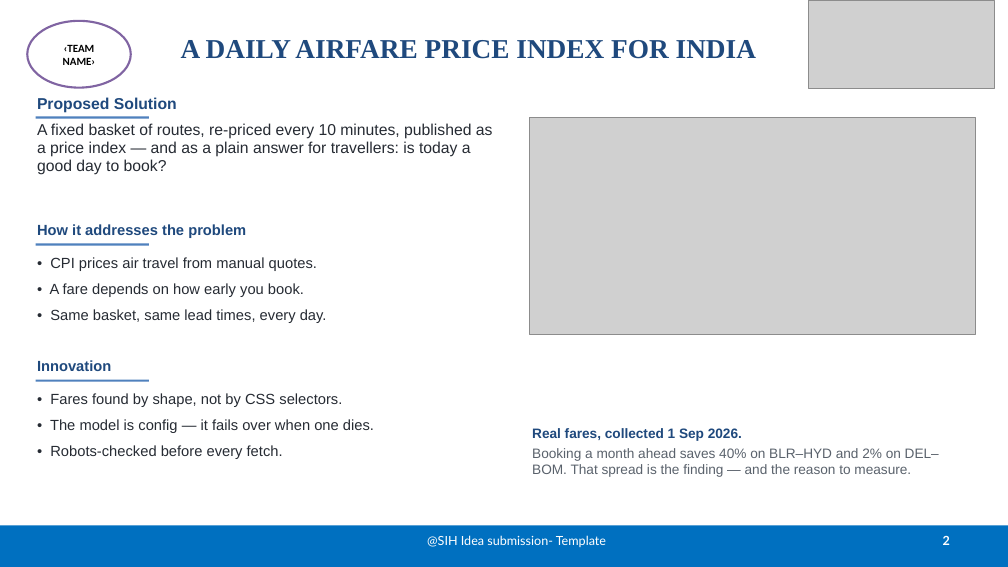
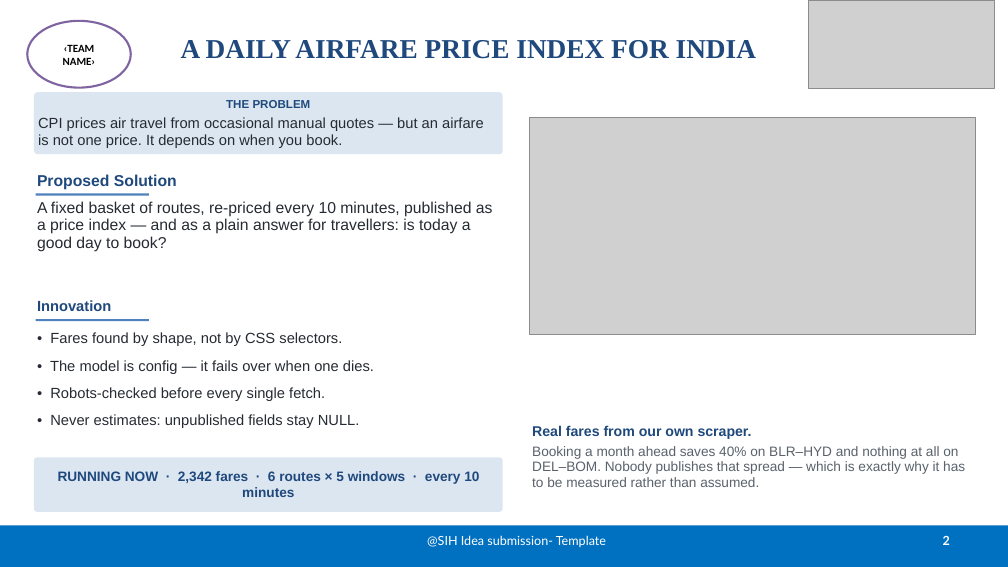
Before and after one commit to BradCage-afk/sih-2026-airfare-index, a slide deck: slide 2 of SIH26056-Idea-Presentation.pptx. Drawn at 1008x567 pixels with LibreOffice and Linux fonts; fonts in the diff are those of the drawing; grey boxes stand for pictures. Boxes give left, top, right and bottom in pixels: in the first picture for what was removed or moved away, otherwise in the second. Text is boxed around its words. In the diff, an @@ line names an element or a change of style, - is before the commit and + after.

```diff
--- a/SIH26056-Idea-Presentation.pptx
+++ b/SIH26056-Idea-Presentation.pptx
@@ rounded rectangle added at [34, 92, 503, 154], fill #DCE6F1, 14 pt, text #262B33 @@
+THE PROBLEM
+CPI prices air travel from occasional manual quotes — but an airfare is not one price. It depends on when you book.
@@ rectangle removed at [36, 116, 149, 119] @@
@@ text "Proposed Solution": place and size @@
-text "Proposed Solution" at [37, 97, 493, 175]
+text "Proposed Solution" at [37, 174, 493, 252]
@@ rectangle: place and size @@
-rectangle at [36, 243, 149, 246]
+rectangle at [36, 194, 149, 196]
@@ text removed at [37, 224, 246, 238] @@
-How it addresses the problem
@@ text removed at [50, 257, 327, 323] @@
-• CPI prices air travel from manual quotes.
-• A fare depends on how early you book.
-• Same basket, same lead times, every day.
@@ text "Innovation": place and size @@
-text "Innovation" at [37, 360, 111, 371]
+text "Innovation" at [37, 300, 111, 311]
@@ text "• Fares found by shape, ...": place and size @@
-text "• Fares found by shape, ..." at [50, 393, 374, 459]
+text "• Fares found by shape, ..." at [50, 332, 374, 428]
@@ rectangle: place and size @@
-rectangle at [36, 380, 149, 382]
+rectangle at [36, 319, 149, 321]
@@ text at [50, 387, 360, 428]: text changed @@
-• Robots-checked before every fetch.
+• Robots-checked before every single fetch.
+• Never estimates: unpublished fields stay NULL.
@@ text at [50, 360, 374, 374]: more space between paragraphs @@
@@ text at [532, 425, 965, 487]: text changed @@
-Real fares, collected 1 Sep 2026.
-Booking a month ahead saves 40% on BLR–HYD and 2% on DEL–BOM. That spread is the finding — and the reason to measure.
+Real fares from our own scraper.
+Booking a month ahead saves 40% on BLR–HYD and nothing at all on DEL–BOM. Nobody publishes that spread — which is exactly why it has to be measured rather than assumed.
@@ rounded rectangle added at [34, 457, 503, 512], fill #DCE6F1, 13 pt, text #1F497D, bold @@
+RUNNING NOW · 2,342 fares · 6 routes × 5 windows · every 10 minutes
```
Also in this commit, not shown: 3 other slides changed, 10 other files.
